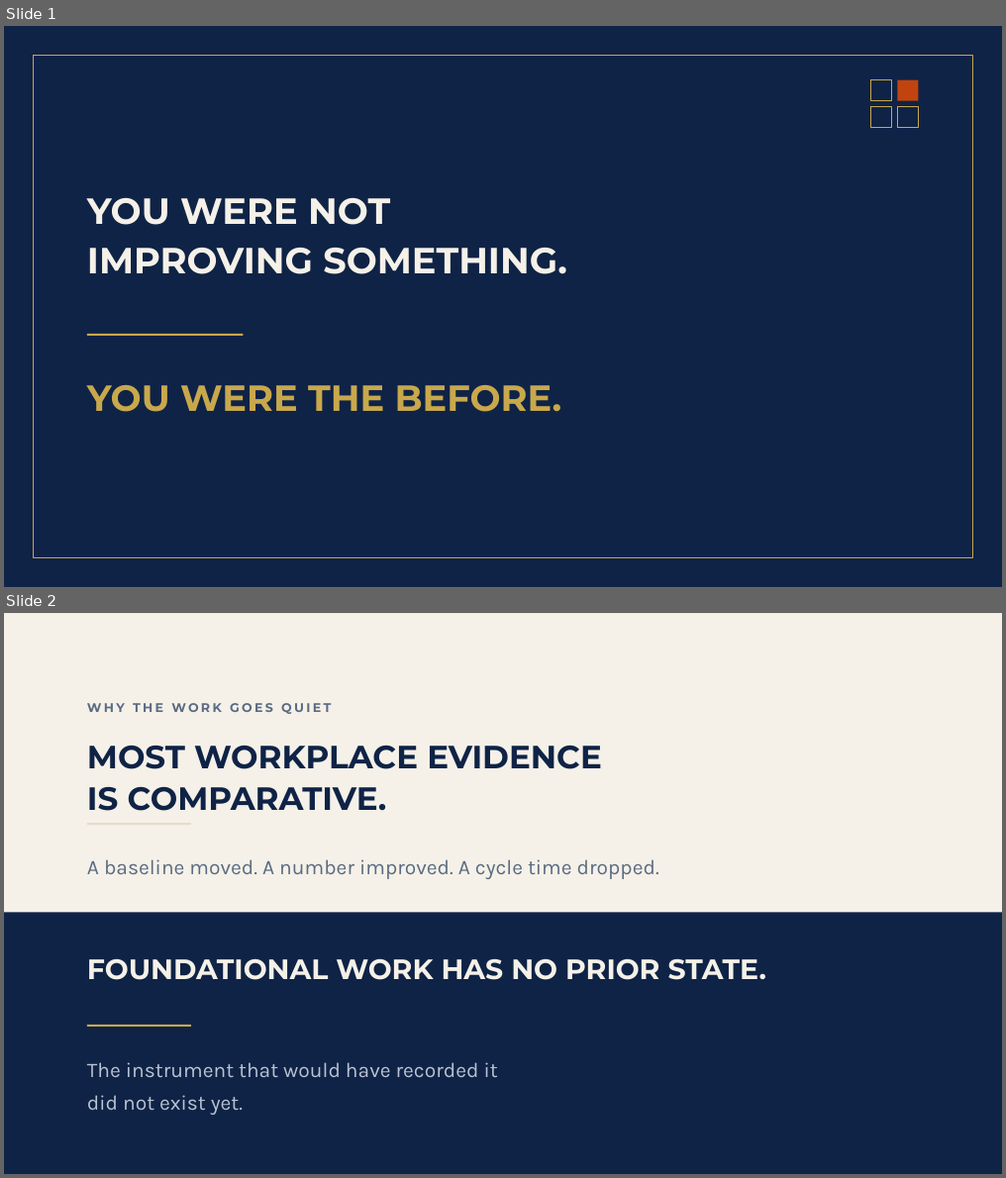
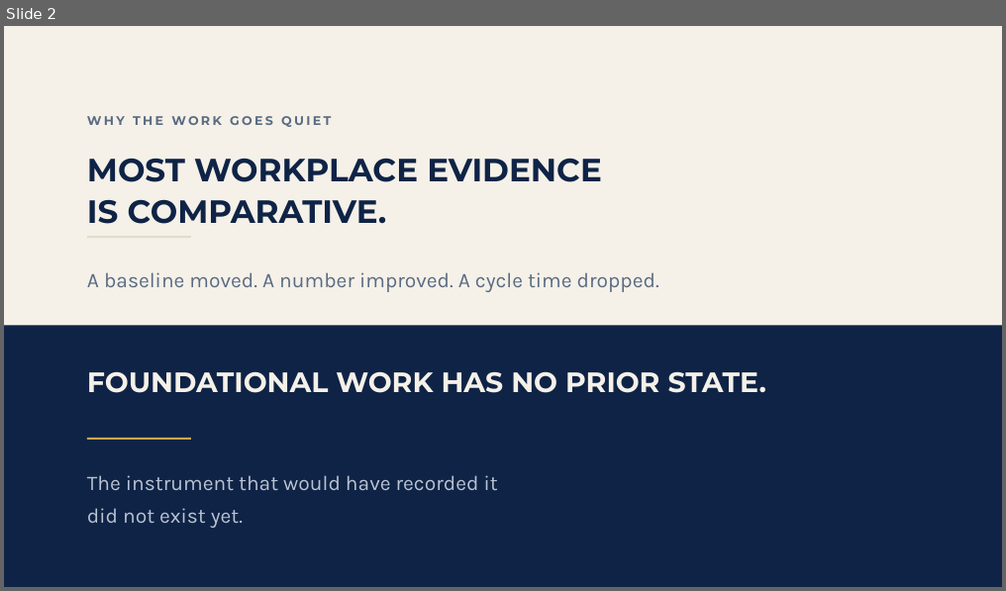
Before and after one commit to temidanielle/temidayoafonja-site, a slide deck: deliverables/video-7-slides/out/Video_7_Main_Slides.pptx. Shown one above the other, each under a label of ours: slides 1 and 2 before the commit, slide 2 after it. The pictures are 1006x1178 and 1006x591 pixels, drawn with LibreOffice and Linux fonts; fonts in the diff are those of the drawing. Boxes give left, top, right and bottom in pixels: in the first picture for what was removed or moved away, otherwise in the second. Text is boxed around its words. In the diff, an @@ line names an element or a change of style, - is before the commit and + after.

```diff
--- a/deliverables/video-7-slides/out/Video_7_Main_Slides.pptx
+++ b/deliverables/video-7-slides/out/Video_7_Main_Slides.pptx
@@ slide 1 removed at [4,26,1002,587], background #0F2346 @@
@@ rectangle removed at [33,55,973,559] @@
@@ rectangle removed at [871,79,892,101] @@
@@ rectangle removed at [898,79,919,101] @@
@@ rectangle removed at [871,107,892,128] @@
@@ rectangle removed at [898,107,919,128] @@
@@ text removed at [87,198,567,274] @@
-YOU WERE NOT
-IMPROVING SOMETHING.
@@ rectangle removed at [87,334,243,336] @@
@@ text removed at [87,385,562,412] @@
-YOU WERE THE BEFORE.
```
Also in this commit, not shown: 2 slides changed, 2 slides added, 1 other slide removed, 26 other files.
